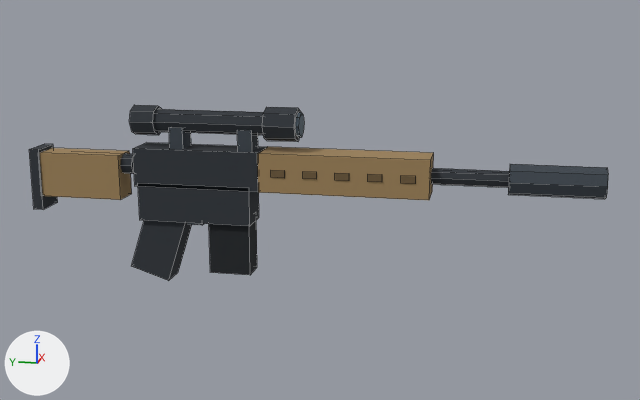
The FBX model assets/3d/export/wpn_m110.fbx as it was, and as the next commit left it.
Both versions are drawn from a 50 mm camera at (-4.77, -1.87, 1.43) aimed at (0.02, -0.91, 0.23). The axes (+X, +Y, +Z) are drawn at lower left. The lights are the same throughout. The first picture is the older version. Mesh edges are drawn as thin lines.

Names of what the first picture shows: 'wpn_m110'.
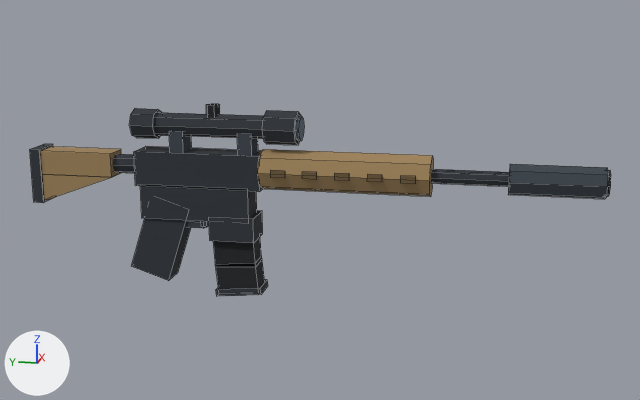
The change, as a diff of the scene's bpy script:
```diff
--- a/assets/3d/export/wpn_m110.fbx.py
+++ b/assets/3d/export/wpn_m110.fbx.py
@@ me_wpn_m110 @@
 # used by ob_wpn_m110; location = (0.0, 0.0, 0.0)
-me_wpn_m110.from_pydata(...)  # 232 vertices, 160 faces; spans x -0.12..0.12, y -2.45..0.8, z -0.28..0.76
+me_wpn_m110.from_pydata(...)  # 314 vertices, 217 faces; spans x -0.12..0.12, y -2.47..0.8, z -0.35..0.76
+# me_wpn_m110 part 1: a new loose piece, a box spanning x -0.09..0.09, y -0.52..0.12, z 0.1..0.3, in mat_palette (picture img_palette_png)
+# me_wpn_m110 part 2: the loose piece of 8 vertices spanning x -0.1..0.1, y -0.59..0.15, z 0.29..0.51 is moved by (0.0, 0.0, -0.01)
+# me_wpn_m110 part 3: a new loose piece, a box spanning x -0.1..0.1, y -0.55..-0.29, z -0.01..0.13, in mat_palette (picture img_palette_png)
+# me_wpn_m110 part 4: the loose piece of 8 vertices spanning x -0.08..0.08, y -0.52..-0.28, z -0.21..0.13 is scaled about its middle by (0.933, 0.998, 0.528), then moved by (0.0, -0.03, -0.04)
+# me_wpn_m110 part 5: a new loose piece, an 8-sided cylinder along y spanning x -0.12..0.12, y -1.53..-0.58, z 0.28..0.52, in mat_palette (picture img_palette_png)
+# me_wpn_m110 part 6: a new loose piece, a box spanning x -0.08..0.08, y 0.3..0.74, z 0.33..0.47, in mat_palette (picture img_palette_png)
+# me_wpn_m110 part 7: the loose piece of 16 vertices spanning x -0.07..0.07, y -0.81..-0.79, z 0.59..0.73 is moved by (0.0, -1.65, -0.26)
+# me_wpn_m110 part 8: the loose piece of 16 vertices spanning x -0.06..0.06, y 0.18..0.58, z 0.34..0.46 is moved by (0.0, -0.02, 0.0)
+# me_wpn_m110 part 9: the loose piece of 16 vertices spanning x -0.06..0.06, y -0.65..0.05, z 0.6..0.73 is moved by (0.0, 0.0, -0.02)
+# me_wpn_m110 part 10: a new loose piece, an 8-sided cylinder along y spanning x -0.09..0.09, y -0.79..-0.61, z 0.54..0.74, in mat_palette (picture img_palette_png)
+# me_wpn_m110 part 11: the loose piece of 16 vertices spanning x -0.09..0.09, y 0.03..0.17, z 0.58..0.75 is moved by (0.0, 0.0, -0.02)
+# me_wpn_m110 part 12: a new loose piece, a 6-sided cylinder along z spanning x -0.035..0.035, y -0.34..-0.26, z 0.68..0.76, in mat_palette (picture img_palette_png)
+# me_wpn_m110 part 13: the loose piece of 8 vertices spanning x -0.01..0.01, y -0.22..0.02, z 0.05..0.09 is moved by (0.0, 0.0, -0.02)
+# me_wpn_m110 part 14: the loose piece of 8 vertices spanning x -0.08..0.08, y 0.25..0.75, z 0.2..0.46 is rebuilt with 6 vertices and now spans x -0.08..0.08, y 0.3..0.74, z 0.17..0.33
+# me_wpn_m110 part 15: the loose piece of 8 vertices spanning x -0.11..0.11, y -1.53..-0.58, z 0.29..0.51 is deleted
+# me_wpn_m110 part 16: the loose piece of 8 vertices spanning x -0.1..0.1, y -0.53..0.13, z 0.09..0.31 is deleted
+# me_wpn_m110 part 17: 8 vertices moved from x -0.07..0.07, y -0.54..-0.06, z 0.63 to x -0.07..0.07, y -0.54..-0.06, z 0.61; 15 vertices removed from x -0.09..0.09, y -0.79..-0.61, z 0.56..0.76; 15 vertices added at x -0.07..0.07, y -0.81..-0.79, z 0.57..0.71
+# me_wpn_m110 part 18: 16 vertices added at x -0.08..0.08, y -0.58..-0.31, z -0.35..-0.14
+# me_wpn_m110 part 19: 4 vertices moved from x -0.09..0.09, y 0.74..0.8, z 0.12 to x -0.09..0.09, y 0.74..0.8, z 0.16
+# other edits to the shape of me_wpn_m110 do not show in these pictures
 me_wpn_m110.materials.append(mat_palette)
```

Changed parts and their boxes [x1, y1, x2, y2] in the pictures (640 x 400 px; the box of a moved part takes in the faces that stretch with it):
'wpn_m110', reshaped (9% taller)
    before: [29, 105, 608, 281]
    after: [30, 104, 611, 296]
part 1 of me_wpn_m110, added
    after: [140, 184, 257, 222]
part 2 of me_wpn_m110, moved or reshaped
    before: [133, 143, 267, 192]
    after: [134, 146, 263, 192]
part 3 of me_wpn_m110, added
    after: [209, 210, 263, 243]
part 4 of me_wpn_m110, moved or reshaped
    before: [209, 221, 257, 275]
    after: [213, 237, 262, 267]
part 5 of me_wpn_m110, added (brown)
    after: [258, 149, 433, 197]
part 6 of me_wpn_m110, added (brown)
    after: [40, 146, 121, 177]
part 7 of me_wpn_m110, moved or reshaped
    before: [295, 112, 304, 137]
    after: [607, 170, 611, 196]
part 8 of me_wpn_m110, moved or reshaped
    before: [120, 153, 134, 174]
    after: [113, 154, 135, 173]
part 9 of me_wpn_m110, moved or reshaped
    before: [154, 109, 264, 135]
    after: [154, 113, 264, 139]
part 10 of me_wpn_m110, added
    after: [262, 110, 301, 145]
part 11 of me_wpn_m110, moved or reshaped
    before: [129, 105, 162, 135]
    after: [129, 108, 162, 138]
part 12 of me_wpn_m110, added
    after: [206, 104, 220, 118]
part 13 of me_wpn_m110, moved or reshaped (mostly hidden before)
    before: [188, 223, 203, 225]
    after: [187, 221, 205, 228]
part 14 of me_wpn_m110, rebuilt
    before: [40, 148, 132, 200]
    after: [42, 174, 112, 201]
part 15 of me_wpn_m110, deleted (brown)
    before: [257, 147, 434, 200]
part 16 of me_wpn_m110, deleted
    before: [138, 183, 259, 226]
part 17 of me_wpn_m110, moved or reshaped
    before: [169, 107, 301, 152]
    after: [169, 116, 304, 156]
part 18 of me_wpn_m110, added
    after: [216, 258, 268, 296]
part 19 of me_wpn_m110, moved or reshaped
    before: [29, 145, 58, 210]
    after: [30, 145, 54, 203]
